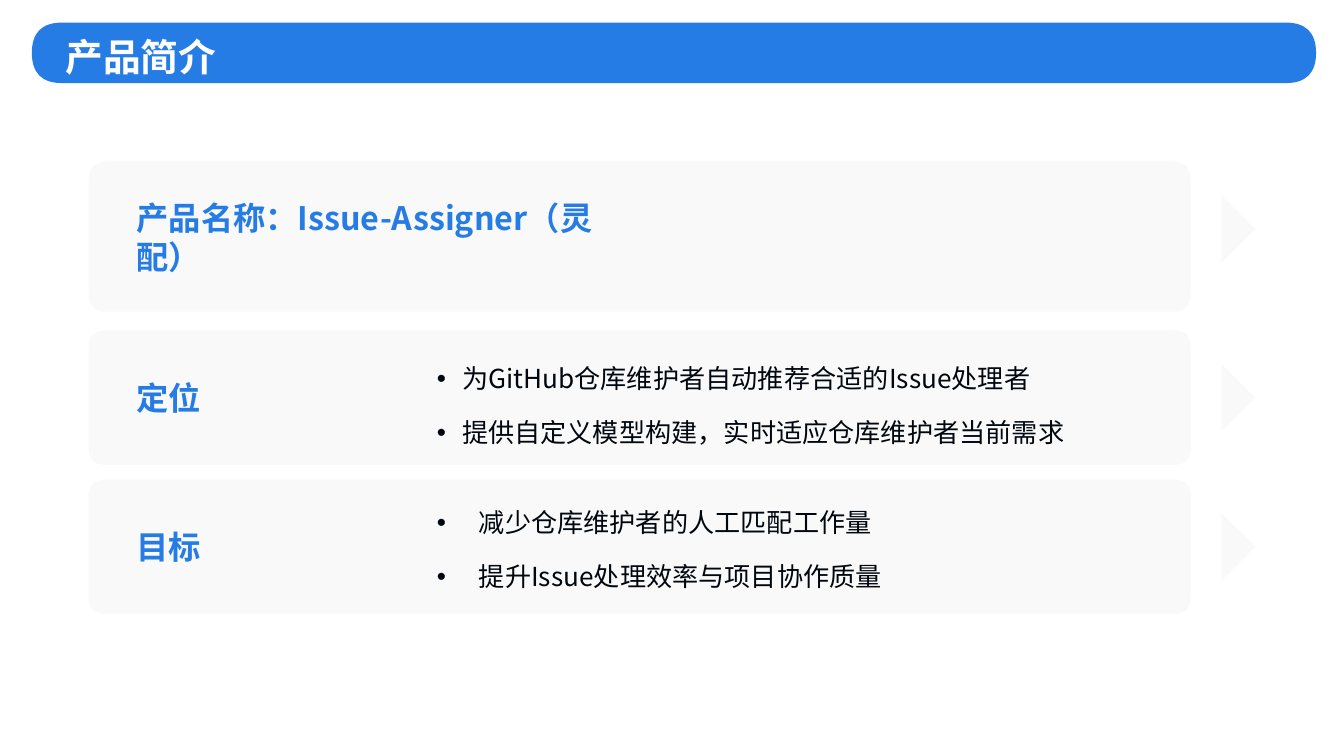
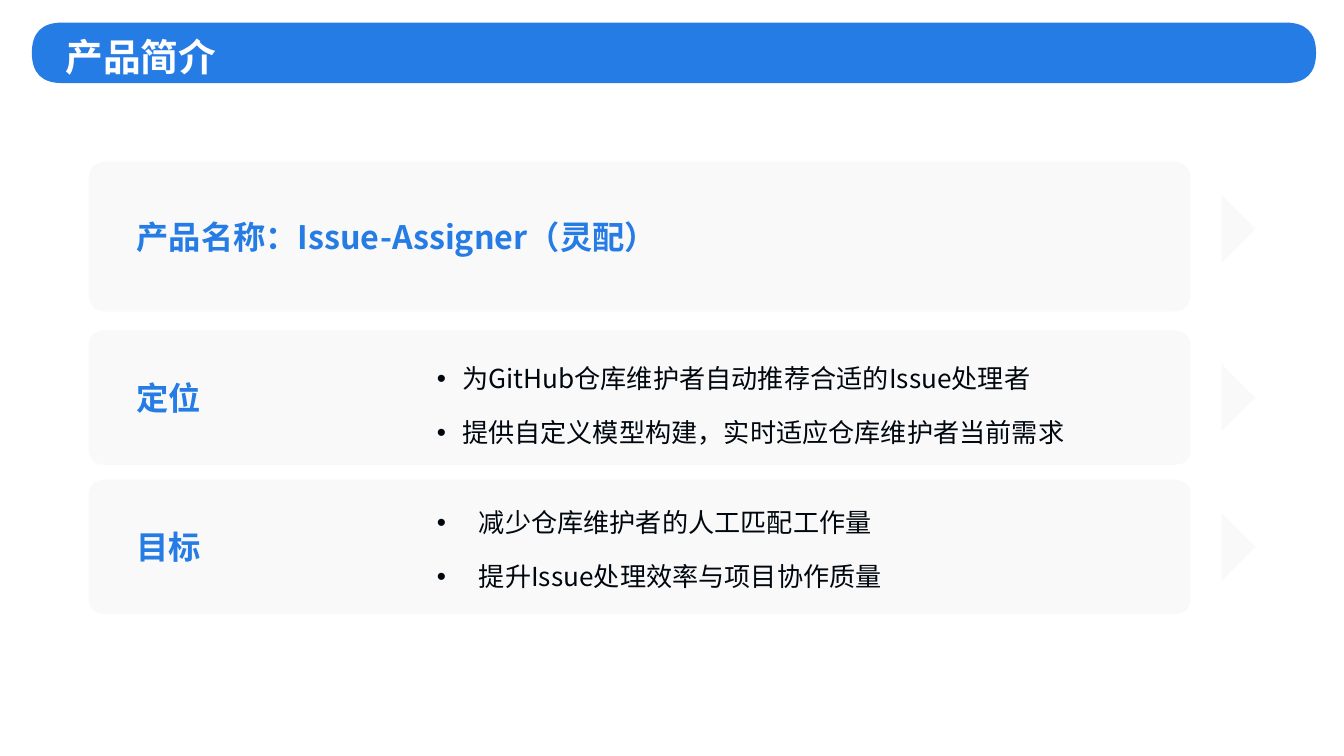
Before and after one commit to zhingoll/Issue-Assigner-BaaS, a slide deck: slide 6 of OpenRank杯初赛-灵配.pptx. Drawn at 1344x756 pixels with LibreOffice and Linux fonts; fonts in the diff are those of the drawing; background and template pictures are left out. Boxes give left, top, right and bottom in pixels: in the first picture for what was removed or moved away, otherwise in the second. Text is boxed around its words. In the diff, an @@ line names an element or a change of style, - is before the commit and + after.

```diff
--- a/OpenRank杯初赛-灵配.pptx
+++ b/OpenRank杯初赛-灵配.pptx
@@ text "产品名称：Issue-Assigner（灵配）" rewrapped from (137,202,593,272) to (137,221,657,257) @@
```
Also in this commit, not shown: 3 other slides changed, 3 slides added.
